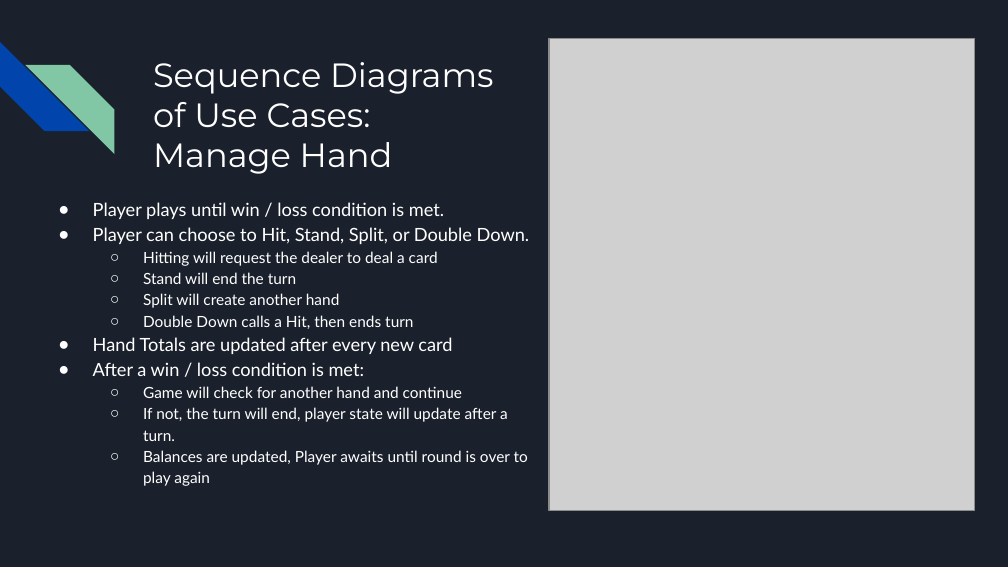
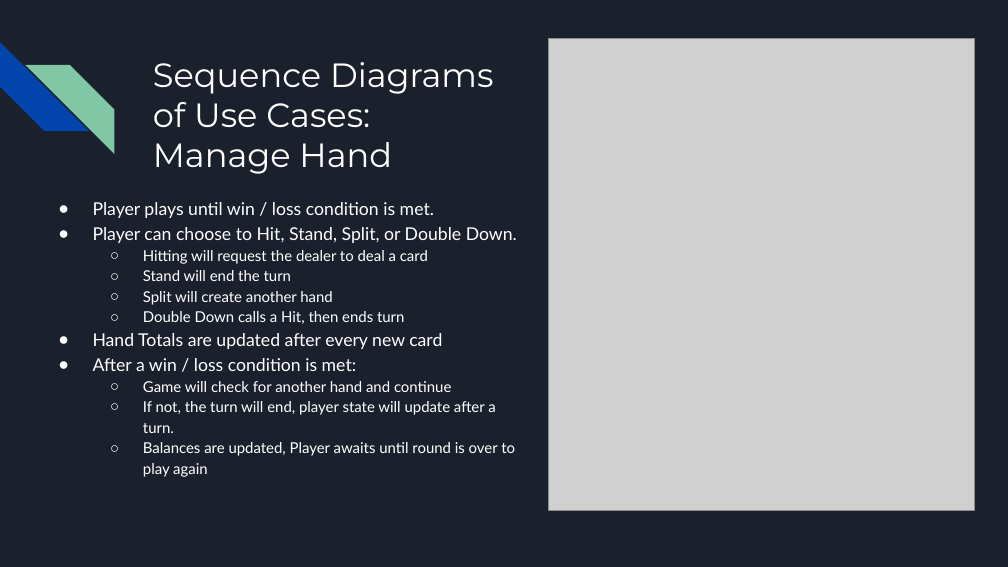
Before and after one commit to Barbecho90/Group5SoftwareEng, a slide deck: slide 9 of Phase 2/Blackjack Phase 2 Presentation.pptx. Drawn at 1008x567 pixels with LibreOffice and Linux fonts; fonts in the diff are those of the drawing; grey boxes stand for pictures. Boxes give left, top, right and bottom in pixels: in the first picture for what was removed or moved away, otherwise in the second. Text is boxed around its words. In the diff, an @@ line names an element or a change of style, - is before the commit and + after.

```diff
--- a/Phase 2/Blackjack Phase 2 Presentation.pptx
+++ b/Phase 2/Blackjack Phase 2 Presentation.pptx
@@ text "Player plays until win / ..." at bbox=[93, 202, 517, 477]: size 13 to 12.6 pt in "Player plays until win / loss condition ...", "Player can choose to Hit, Stand, Split, ...", "Hand Totals are updated after every new ...", "After a win / loss condition is ..."; size 11 to 10.7 pt in "Hitting will request the dealer to deal ...", "Stand will end the turn", "Split will create another hand", "Double Down calls a Hit, then ends ..." and 3 more places @@
```
Also in this commit, not shown: 8 other slides changed, 3 other files.
